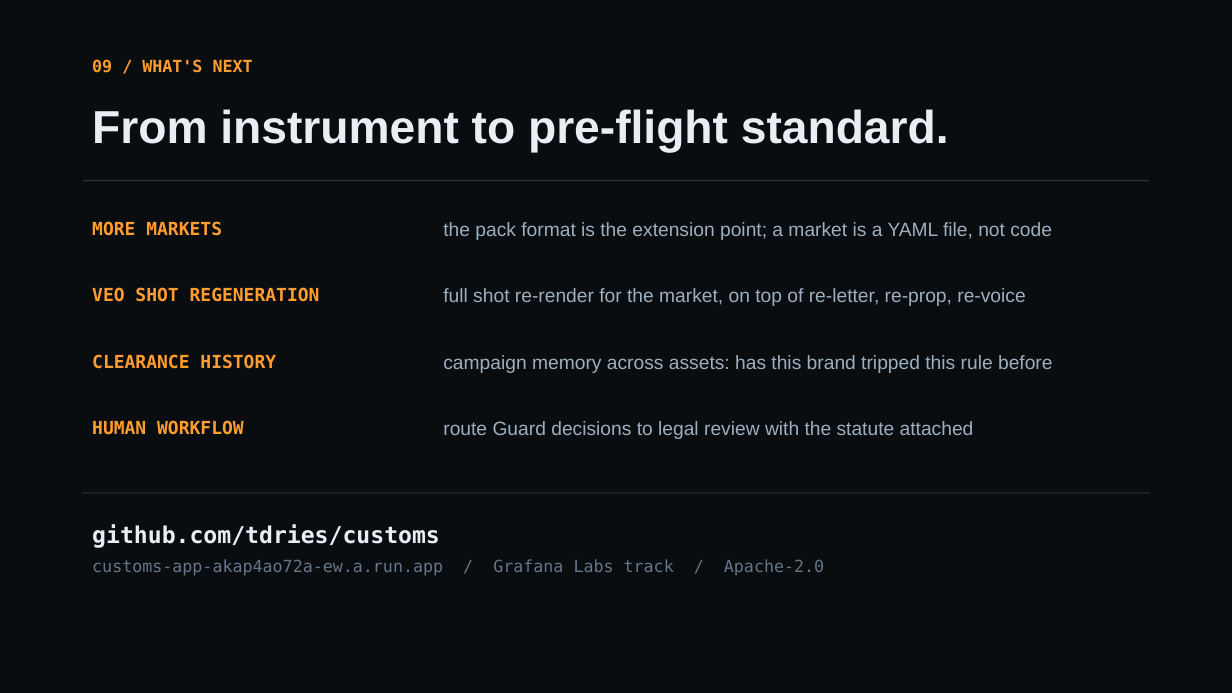
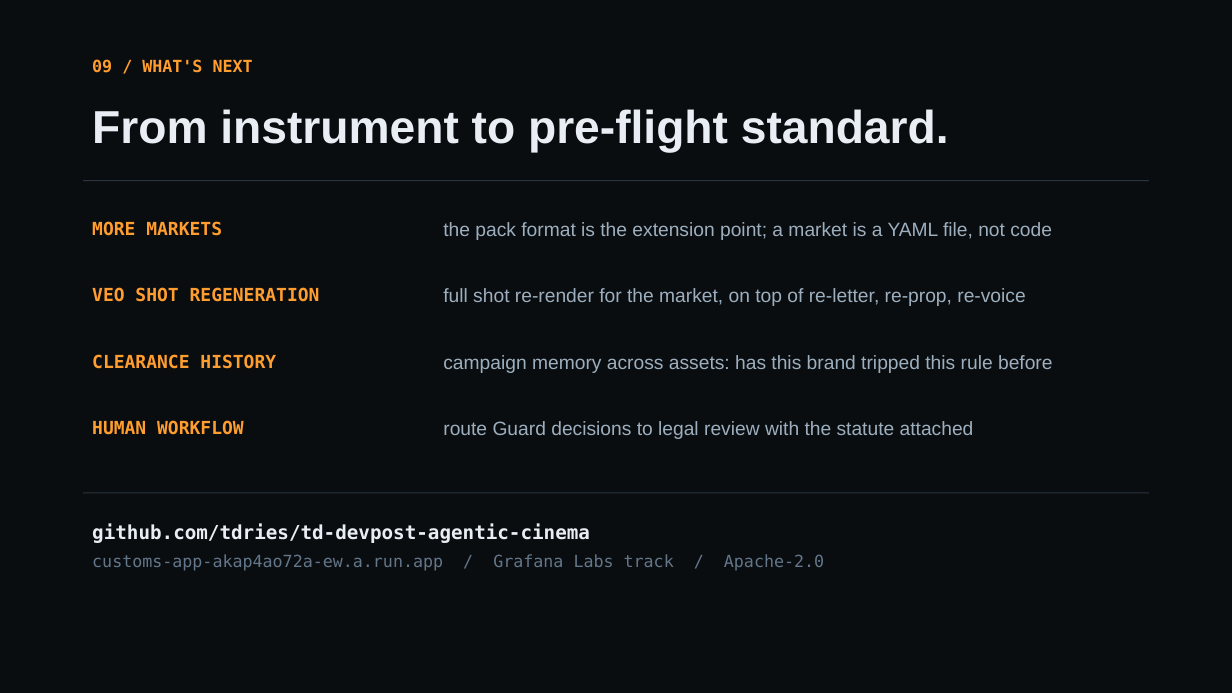
Before and after one commit to tdries/devpost-hackathon-agentic-cinema, a slide deck: slide 10 of docs/Customs-submission-deck.pptx. Drawn at 1232x693 pixels with LibreOffice and Linux fonts; fonts in the diff are those of the drawing. Boxes give left, top, right and bottom in pixels: in the first picture for what was removed or moved away, otherwise in the second. Text is boxed around its words. In the diff, an @@ line names an element or a change of style, - is before the commit and + after.

Commit message:
docs: point every surface at the td-devpost-agentic-cinema repo

```diff
--- a/docs/Customs-submission-deck.pptx
+++ b/docs/Customs-submission-deck.pptx
@@ text at [92, 523, 590, 543]: text changed; size 18 to 15 pt @@
-github.com/tdries/customs
+github.com/tdries/td-devpost-agentic-cinema
```
Also in this commit, not shown: 4 other files.
